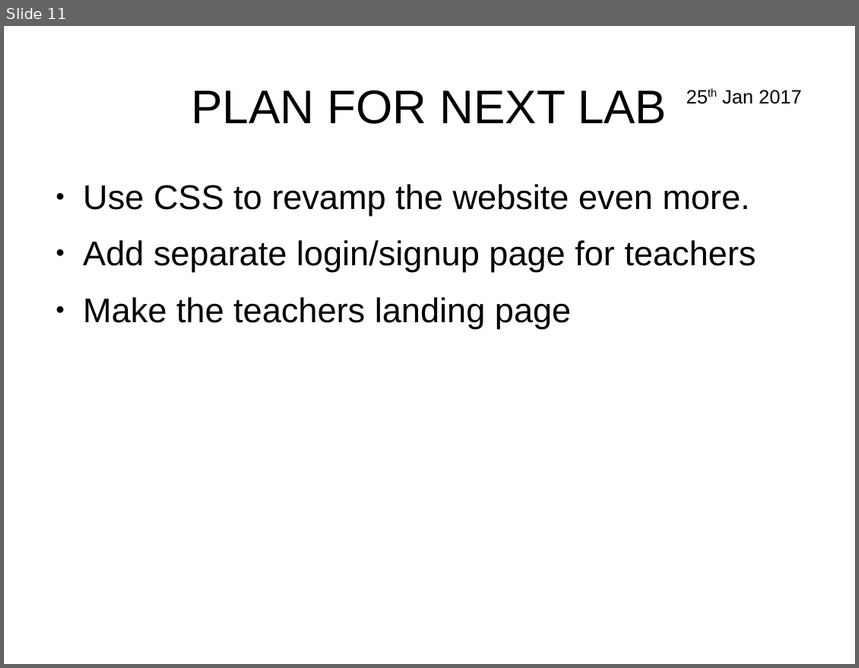
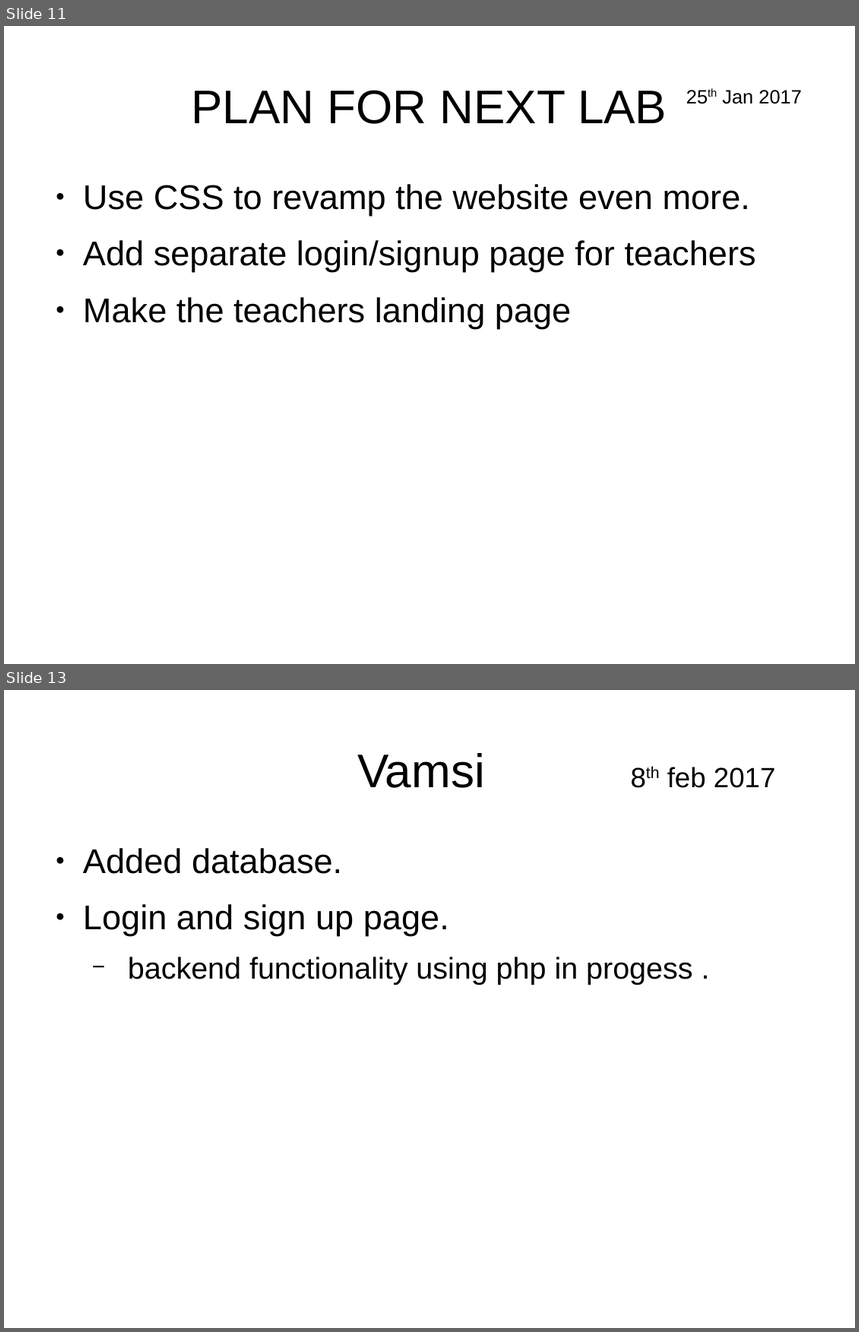
Before and after one commit to pandusonu2/WebTech, a slide deck: Presentation.odp. Shown one above the other, each under a label of ours: slide 11 before the commit, slides 11 and 13 after it; the slides between them are not shown. The pictures are 859x668 and 859x1332 pixels, drawn with LibreOffice and Linux fonts; fonts in the diff are those of the drawing. Boxes give left, top, right and bottom in pixels: in the first picture for what was removed or moved away, otherwise in the second. Text is boxed around its words. In the diff, an @@ line names an element or a change of style, - is before the commit and + after.

```diff
--- a/Presentation.odp
+++ b/Presentation.odp
@@ slide 13 added at (4,690,855,1328), background #FFFFFF @@
@@ title added at (357,753,776,788), 26 pt, text #000000 @@
+Vamsi 8th feb 2017
@@ text added at (83,848,693,985), 28 pt, text #000000 @@
+● Added database.
+● Login and sign up page.
+  − backend functionality using php in progess .
```
Also in this commit, not shown: 4 other slides added.
